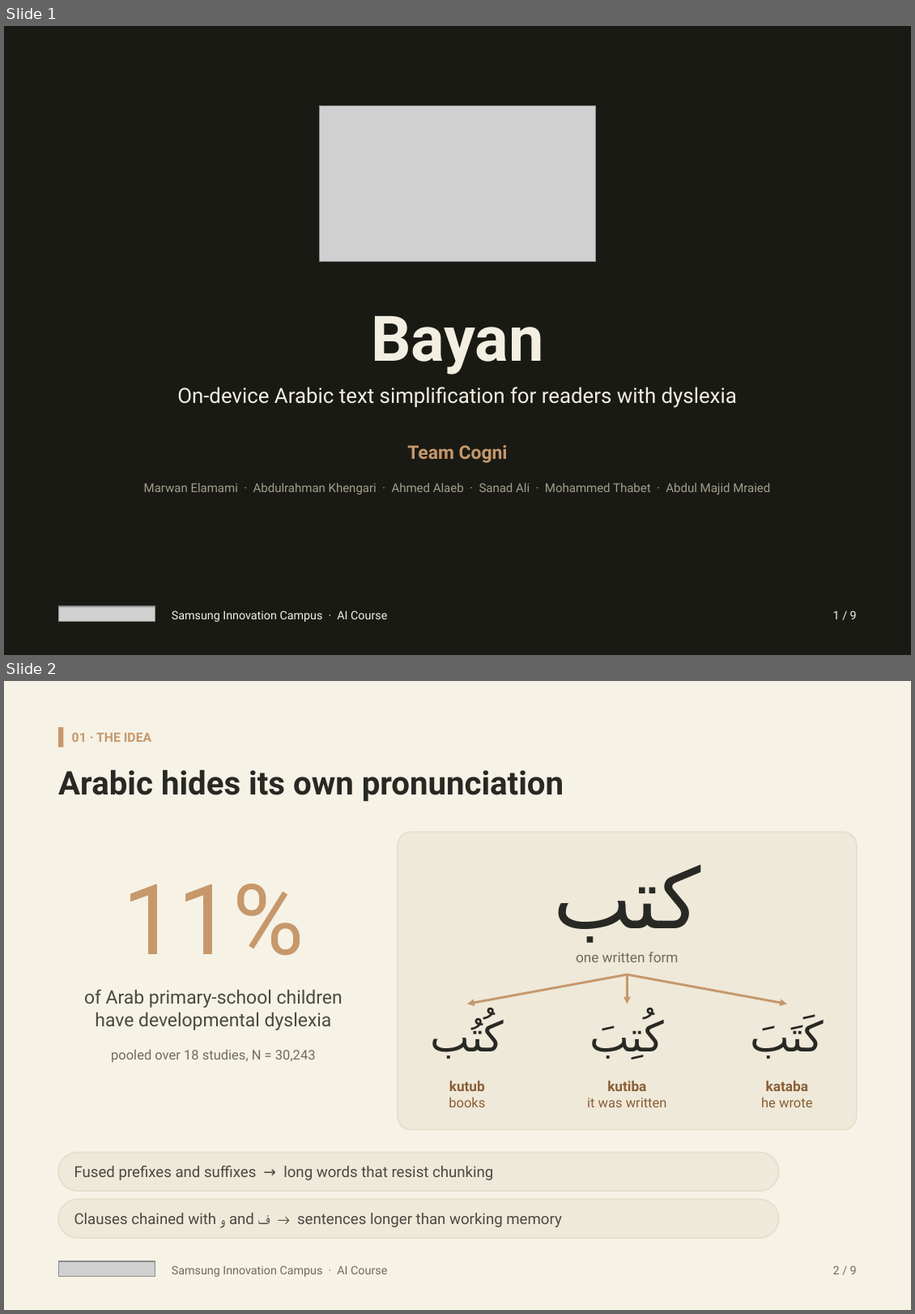
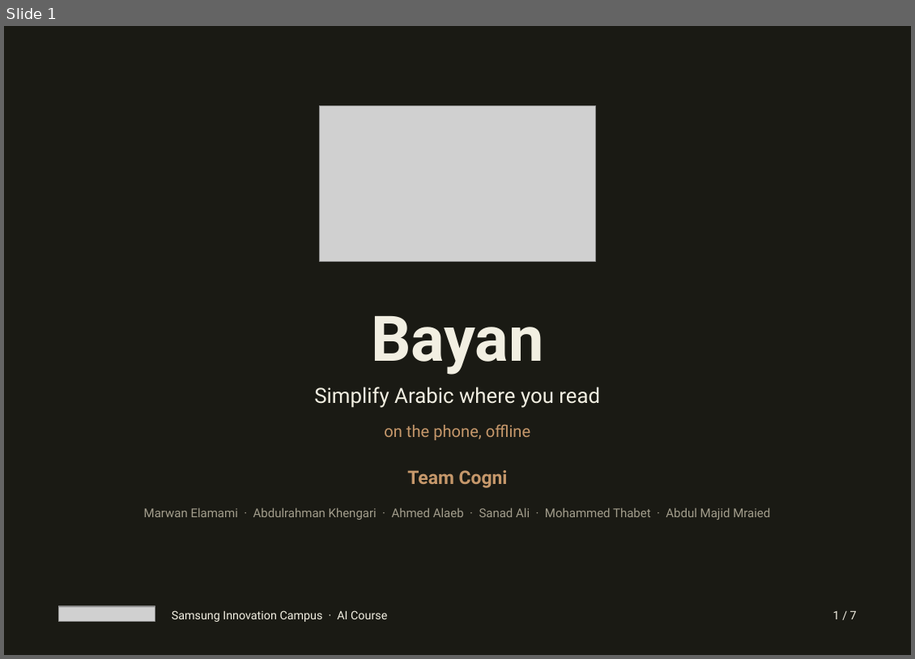
Before and after one commit to Cogni-Libya/Bayan, a slide deck: deliverables/04_presentation/Bayan_Submission.pptx. Shown one above the other, each under a label of ours: slides 1 and 2 before the commit, slide 1 after it. The pictures are 915x1314 and 915x659 pixels, drawn with LibreOffice and Linux fonts; fonts in the diff are those of the drawing; grey boxes stand for pictures. Boxes give left, top, right and bottom in pixels: in the first picture for what was removed or moved away, otherwise in the second. Text is boxed around its words. In the diff, an @@ line names an element or a change of style, - is before the commit and + after.

Commit message:
Submission deck rebuild + uv-scoped deck toolchain
Rebuild Bayan_Submission.pptx from facts.py-sourced numbers across seven
scenes aligned to the presenting beats, and make both decks regenerable
from scratch with a deliverable-local uv project (pyproject + lock).

```diff
--- a/deliverables/04_presentation/Bayan_Submission.pptx
+++ b/deliverables/04_presentation/Bayan_Submission.pptx
@@ slide 2 removed at box(4, 681, 911, 1310), background #FFFFFF @@
@@ rectangle removed at box(4, 681, 911, 1310) @@
@@ rectangle removed at box(58, 727, 63, 747) @@
@@ text removed at box(72, 732, 151, 742) @@
-01 · THE IDEA
@@ text removed at box(58, 770, 564, 801) @@
-Arabic hides its own pronunciation
@@ rounded rectangle removed at box(398, 832, 857, 1129) @@
@@ text removed at box(553, 864, 701, 943) @@
-كتب
@@ text removed at box(123, 883, 305, 955) @@
-11%
@@ text removed at box(576, 952, 679, 962) @@
-one written form
@@ text removed at box(84, 989, 343, 1030) @@
-of Arab primary-school children
-have developmental dyslexia
@@ arrow removed from (627, 974) to (467, 1003) @@
@@ arrow removed from (627, 974) to (787, 1003) @@
@@ arrow removed from (627, 974) to (627, 1003) @@
@@ text removed at box(430, 1011, 824, 1059) @@
-كُتِبَ
@@ text removed at box(599, 1011, 824, 1059) @@
-كُتُب
@@ text removed at box(758, 1014, 824, 1058) @@
-كَتَبَ
@@ text removed at box(111, 1049, 316, 1063) @@
-pooled over 18 studies, N = 30,243
@@ text removed at box(449, 1080, 485, 1107) @@
-kutub
-books
@@ text removed at box(587, 1080, 667, 1107) @@
-kutiba
-it was written
@@ text removed at box(761, 1080, 812, 1107) @@
-kataba
-he wrote
@@ rounded rectangle removed at box(58, 1152, 779, 1190) @@
-Fused prefixes and suffixes → long words that resist chunking
@@ rounded rectangle removed at box(58, 1199, 779, 1237) @@
-Clauses chained with و and ف → sentences longer than working memory
@@ picture removed at box(58, 1261, 155, 1276) @@
@@ text removed at box(172, 1265, 387, 1276) @@
-Samsung Innovation Campus · AI Course
@@ text removed at box(833, 1265, 857, 1274) @@
-2 / 9
@@ slide 1 changed as well @@
@@ text at box(314, 386, 600, 408): text changed @@
-On-device Arabic text simplification for readers with dyslexia
+Simplify Arabic where you read
@@ text added at box(384, 424, 530, 440), 14 pt, text #C6986B @@
+on the phone, offline
@@ text "Team Cogni": place and size @@
-text "Team Cogni" at box(407, 445, 508, 463)
+text "Team Cogni" at box(407, 470, 508, 488)
@@ text "Marwan Elamami · Abdulrahman Khengari ...": place and size @@
-text "Marwan Elamami · Abdulrahman Khengari ..." at box(144, 483, 770, 494)
+text "Marwan Elamami · Abdulrahman Khengari ..." at box(144, 508, 770, 519)
@@ text at box(833, 610, 857, 619): text changed @@
-1 / 9
+1 / 7
```
Also in this commit, not shown: 6 slides added, 7 other slides removed, 8 other files.
